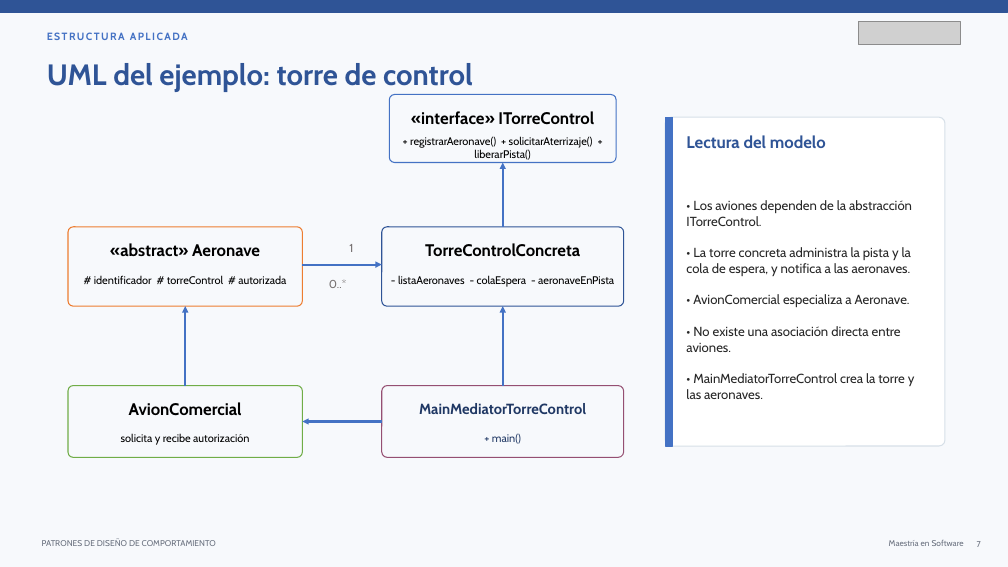
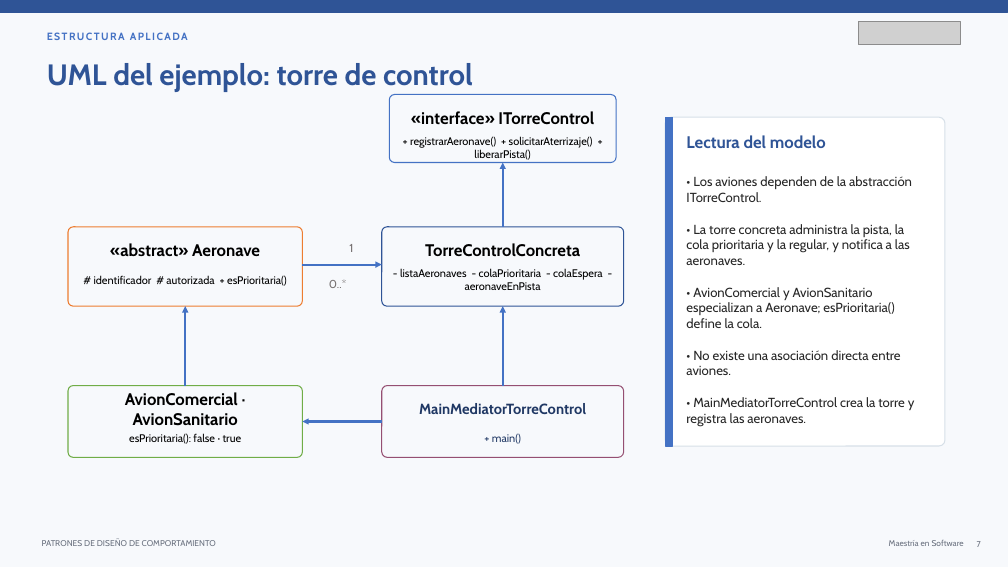
Before and after one commit to carytnas/PDS_Actividad03_Grupo02, a slide deck: slide 7 of documentacion/PDS_Actividad03_Grupo02.pptx. Drawn at 1008x567 pixels with LibreOffice and Linux fonts; fonts in the diff are those of the drawing; grey boxes stand for pictures. Boxes give left, top, right and bottom in pixels: in the first picture for what was removed or moved away, otherwise in the second. Text is boxed around its words. In the diff, an @@ line names an element or a change of style, - is before the commit and + after.

Commit message:
Mejoras de Mediator y Command, pruebas e informe actualizado
- Mediator: AvionSanitario con prioridad en la torre, aviso de nuevas
  posiciones en la cola y registro de aeronaves desde el cliente.
- Command: deshacer con historial, Ventilador, MacroComando y control
  con varios botones reasignables.
- Pruebas unitarias con JUnit 5 (13 pruebas) y pom.xml para mvn test.
- Diagramas UML regenerados y alineados con el código.
- Informe (docx y pdf) y presentación actualizados.

```diff
--- a/documentacion/PDS_Actividad03_Grupo02.pptx
+++ b/documentacion/PDS_Actividad03_Grupo02.pptx
@@ text at (x1=686, y1=224, x2=910, y2=328): text changed @@
-• La torre concreta administra la pista y la cola de espera, y notifica a las aeronaves.
-• AvionComercial especializa a Aeronave.
+• La torre concreta administra la pista, la cola prioritaria y la regular, y notifica a las aeronaves.
+• AvionComercial y AvionSanitario especializan a Aeronave; esPrioritaria() define la cola.
@@ text at (x1=400, y1=268, x2=603, y2=290): text changed @@
-- listaAeronaves - colaEspera - aeronaveEnPista
+- listaAeronaves - colaPrioritaria - colaEspera - aeronaveEnPista
@@ text at (x1=94, y1=275, x2=287, y2=286): text changed @@
-# identificador # torreControl # autorizada
+# identificador # autorizada + esPrioritaria()
@@ text at (x1=125, y1=392, x2=238, y2=426): text changed @@
-AvionComercial
+AvionComercial · AvionSanitario
@@ text at (x1=686, y1=397, x2=915, y2=426): text changed @@
-• MainMediatorTorreControl crea la torre y las aeronaves.
+• MainMediatorTorreControl crea la torre y registra las aeronaves.
@@ text at (x1=129, y1=433, x2=242, y2=444): text changed @@
-solicita y recibe autorización
+esPrioritaria(): false · true
```
Also in this commit, not shown: 15 other slides changed, 3 slides added, 24 other files.
